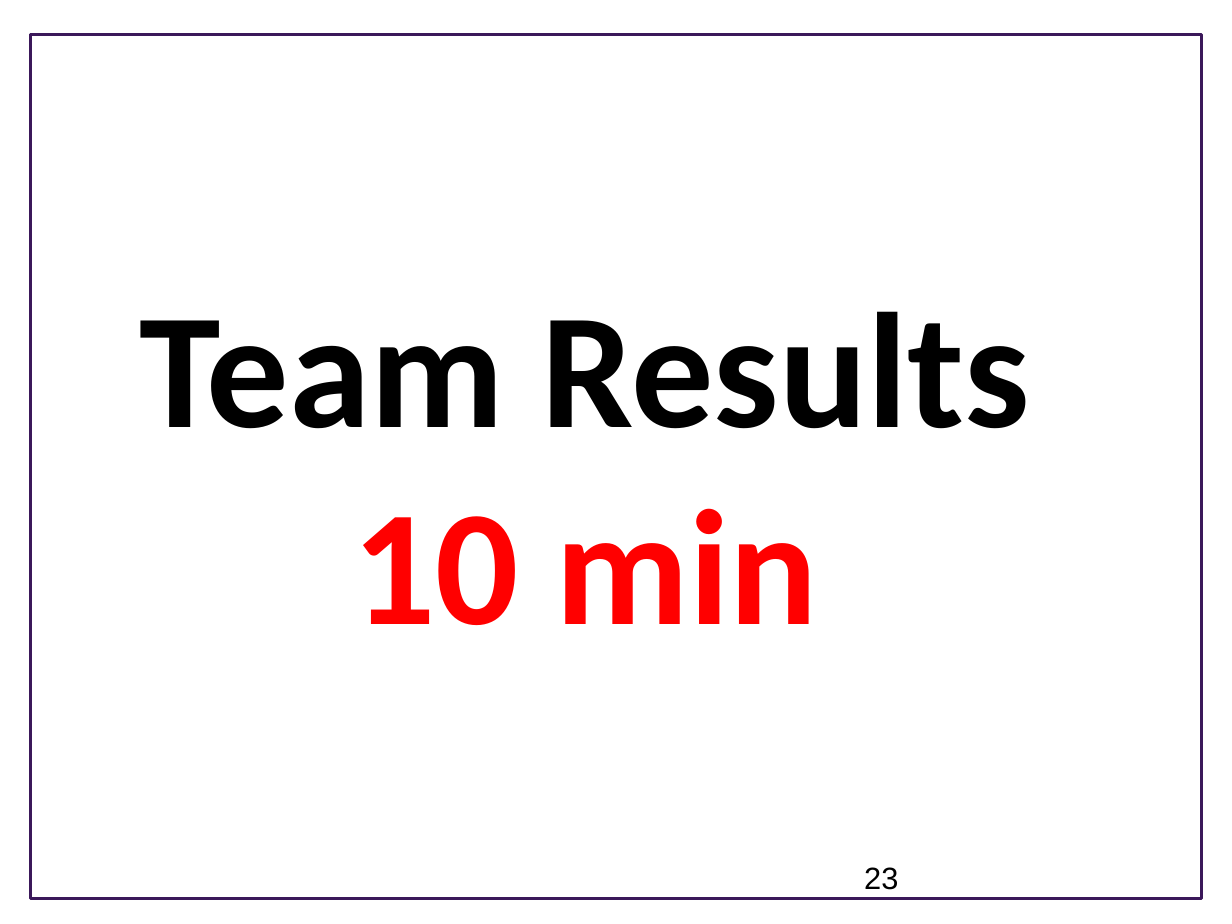
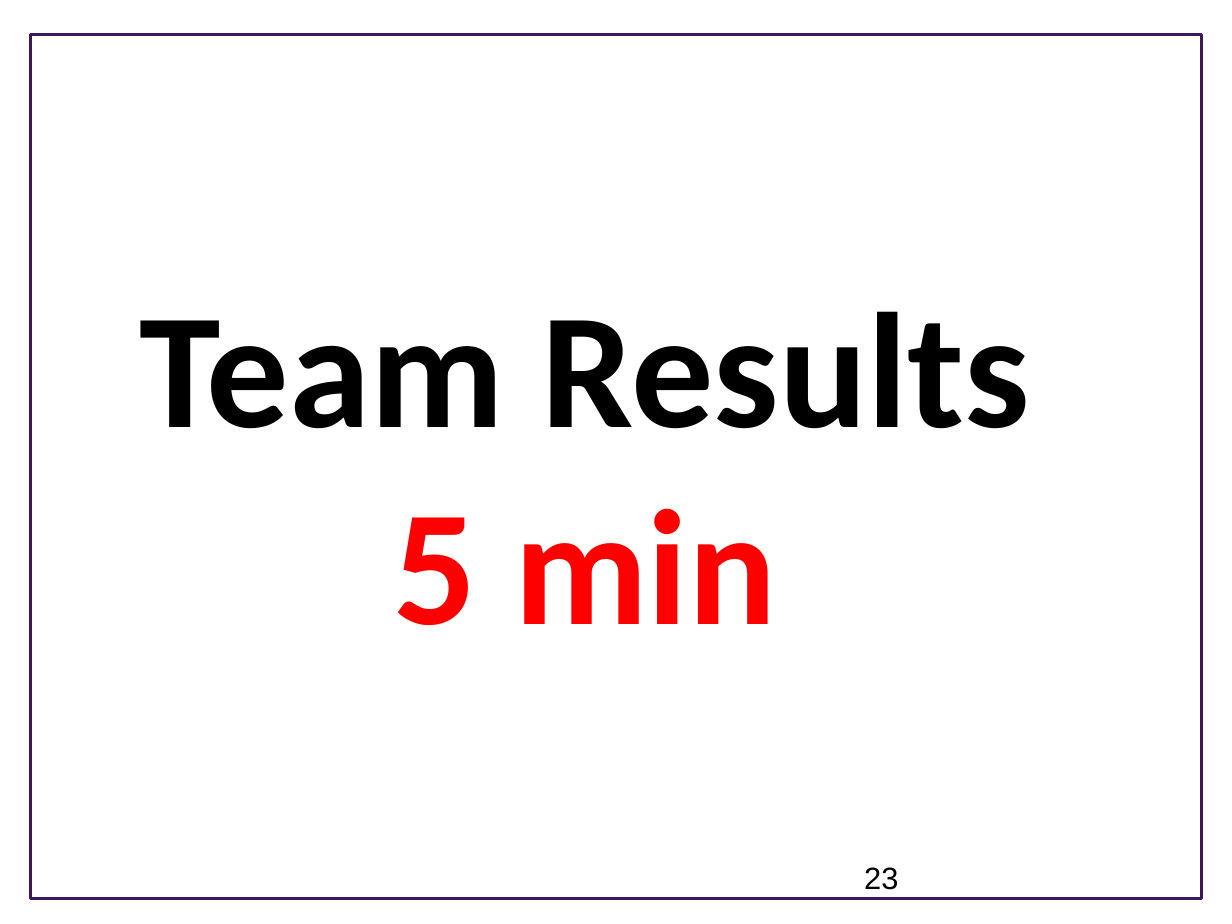
Before and after one commit to UWSEDS/LectureNotes, a slide deck: slide 23 of 09_Software_Design/Software-Design.ppt. Drawn at 1232x924 pixels with LibreOffice and Linux fonts; fonts in the diff are those of the drawing; background and template pictures are left out. Boxes give left, top, right and bottom in pixels: in the first picture for what was removed or moved away, otherwise in the second. Text is boxed around its words. In the diff, an @@ line names an element or a change of style, - is before the commit and + after.

```diff
--- a/09_Software_Design/Software-Design.ppt
+++ b/09_Software_Design/Software-Design.ppt
@@ title at box(140, 311, 1030, 625): text changed @@
-Team Results
-10 min
+Team Results
+5 min
```
Also in this commit, not shown: 2 other slides changed, 2 slides added.
